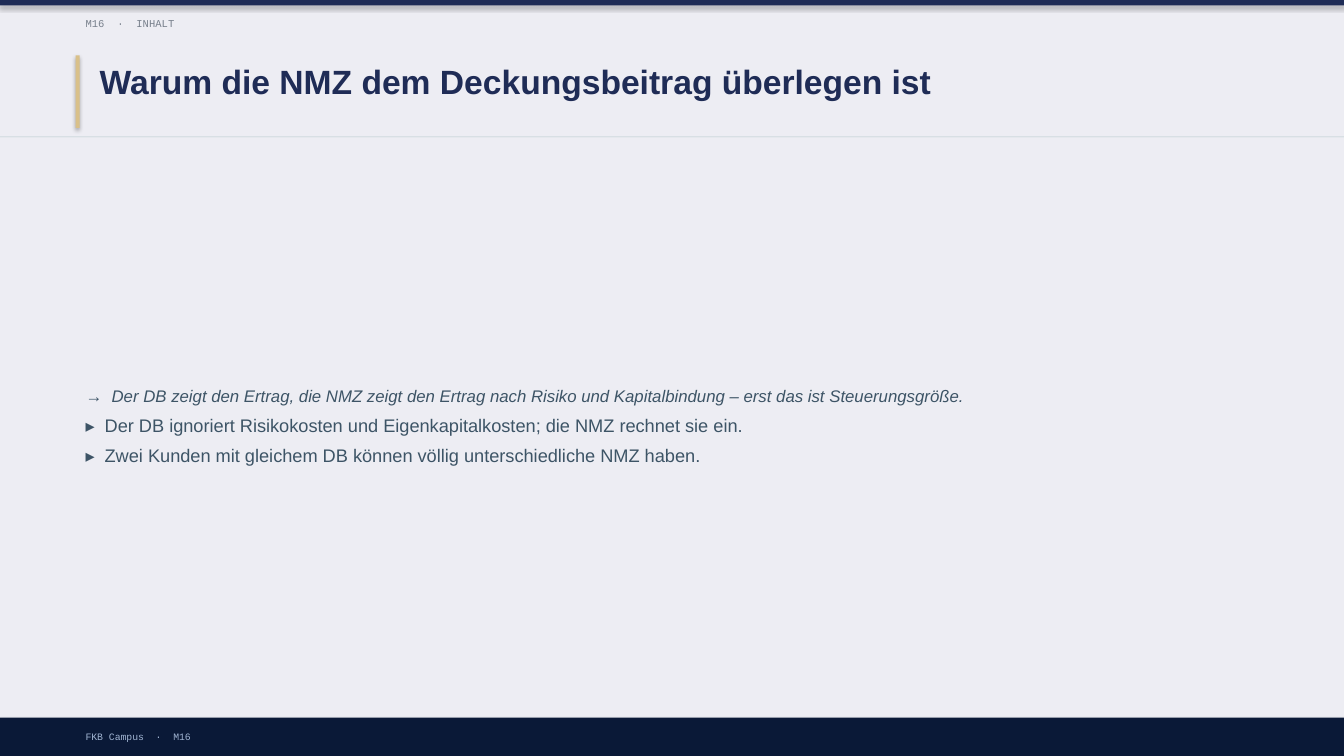
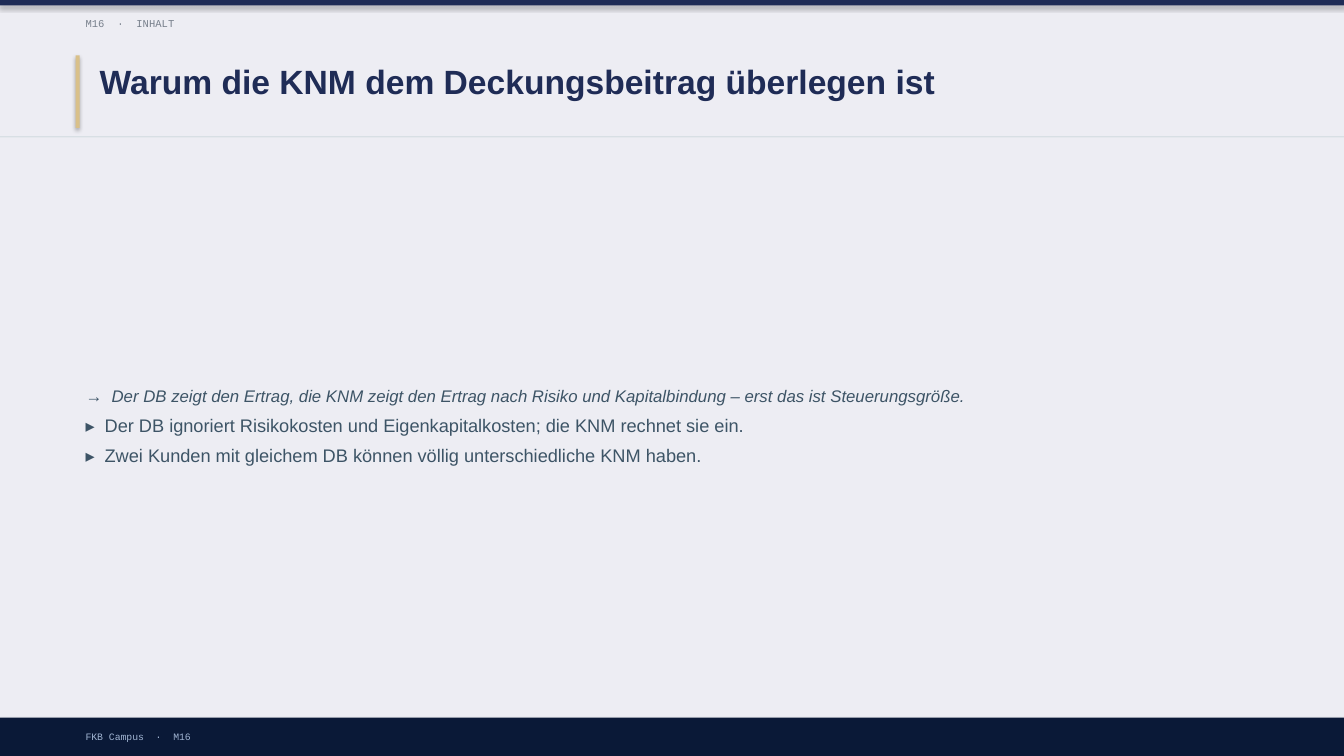
Before and after one commit to ck5rqc47pr-byte/firmenkundenakademie-online, a slide deck: slide 6 of protected-downloads/praesentation/M16.pptx. Drawn at 1344x756 pixels with LibreOffice and Linux fonts; fonts in the diff are those of the drawing. Boxes give left, top, right and bottom in pixels: in the first picture for what was removed or moved away, otherwise in the second. Text is boxed around its words. In the diff, an @@ line names an element or a change of style, - is before the commit and + after.

```diff
--- a/protected-downloads/praesentation/M16.pptx
+++ b/protected-downloads/praesentation/M16.pptx
@@ text at [100,69,935,101]: text changed @@
-Warum die NMZ dem Deckungsbeitrag überlegen ist
+Warum die KNM dem Deckungsbeitrag überlegen ist
@@ text at [105,390,964,466]: text changed @@
-→ Der DB zeigt den Ertrag, die NMZ zeigt den Ertrag nach Risiko und Kapitalbindung – erst das ist Steuerungsgröße.
-▸ Der DB ignoriert Risikokosten und Eigenkapitalkosten; die NMZ rechnet sie ein.
-▸ Zwei Kunden mit gleichem DB können völlig unterschiedliche NMZ haben.
+→ Der DB zeigt den Ertrag, die KNM zeigt den Ertrag nach Risiko und Kapitalbindung – erst das ist Steuerungsgröße.
+▸ Der DB ignoriert Risikokosten und Eigenkapitalkosten; die KNM rechnet sie ein.
+▸ Zwei Kunden mit gleichem DB können völlig unterschiedliche KNM haben.
```
Also in this commit, not shown: 15 other slides changed, 7 other files.
